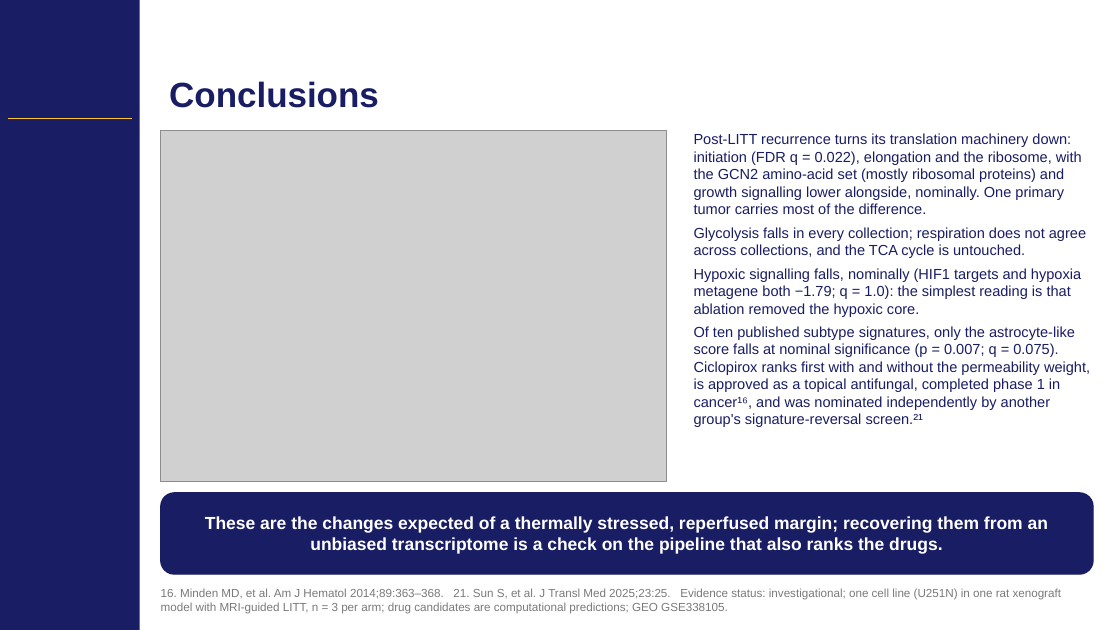
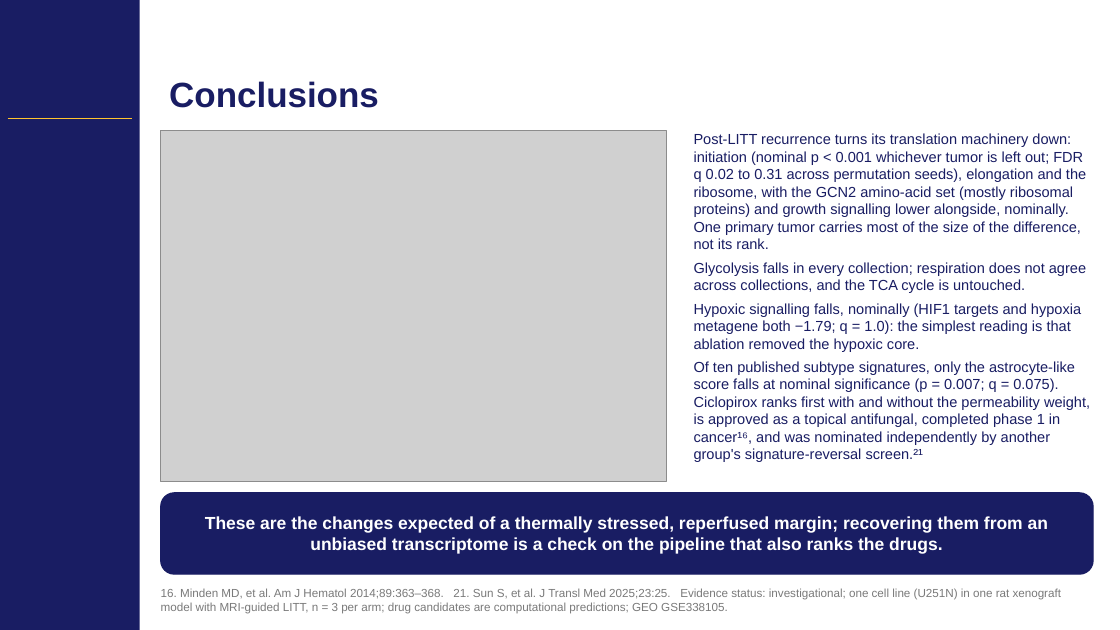
Before and after one commit to Gregory-Schwing-MD-PhD/u251-xenograft-rat-RNASeq-study, a slide deck: slide 23 of SLIDES/CNS2026_Schwing_Abstract418_CNStemplate.pptx. Drawn at 1120x630 pixels with LibreOffice and Linux fonts; fonts in the diff are those of the drawing; grey boxes stand for pictures; background and template pictures are left out. Boxes give left, top, right and bottom in pixels: in the first picture for what was removed or moved away, otherwise in the second. Text is boxed around its words. In the diff, an @@ line names an element or a change of style, - is before the commit and + after.

```diff
--- a/SLIDES/CNS2026_Schwing_Abstract418_CNStemplate.pptx
+++ b/SLIDES/CNS2026_Schwing_Abstract418_CNStemplate.pptx
@@ text at box(694, 133, 1086, 249): text changed @@
-Post-LITT recurrence turns its translation machinery down: initiation (FDR q = 0.022), elongation and the ribosome, with the GCN2 amino-acid set (mostly ribosomal proteins) and growth signalling lower alongside, nominally. One primary tumor carries most of the difference.
+Post-LITT recurrence turns its translation machinery down: initiation (nominal p < 0.001 whichever tumor is left out; FDR q 0.02 to 0.31 across permutation seeds), elongation and the ribosome, with the GCN2 amino-acid set (mostly ribosomal proteins) and growth signalling lower alongside, nominally. One primary tumor carries most of the size of the difference, not its rank.
```
Also in this commit, not shown: 4 other slides changed, 9 other files.
